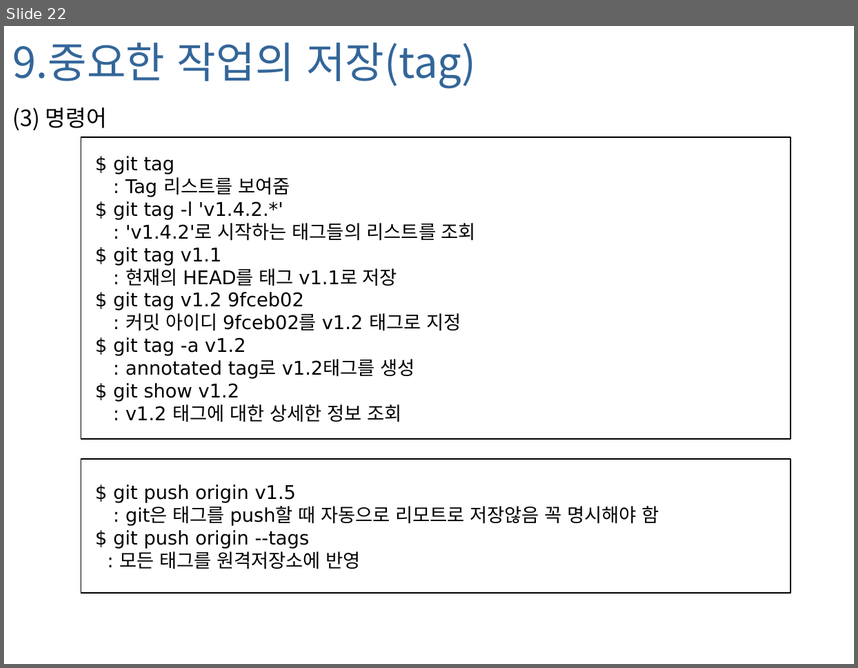
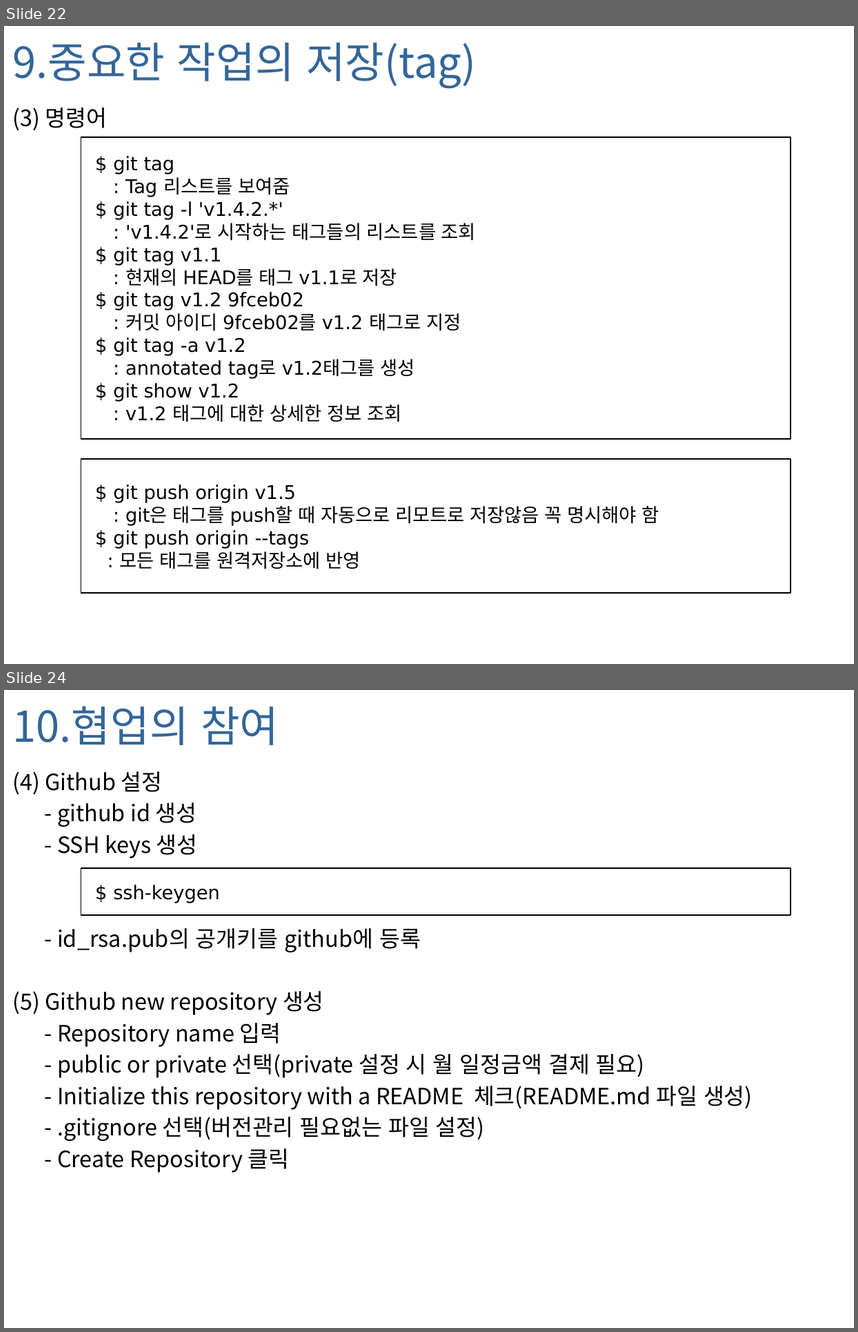
Before and after one commit to foxworld/001-Git, a slide deck: Git_20140210.pptx. Shown one above the other, each under a label of ours: slide 22 before the commit, slides 22 and 24 after it; the slides between them are not shown. The pictures are 858x668 and 858x1332 pixels, drawn with LibreOffice and Linux fonts; fonts in the diff are those of the drawing; background and template pictures are left out. Boxes give left, top, right and bottom in pixels: in the first picture for what was removed or moved away, otherwise in the second. Text is boxed around its words. In the diff, an @@ line names an element or a change of style, - is before the commit and + after.

```diff
--- a/Git_20140210.pptx
+++ b/Git_20140210.pptx
@@ slide 24 added at (4, 690, 854, 1328), background picture (left out) @@
@@ title added at (12, 706, 279, 745), 36 pt, text #336699 @@
+10.협업의 참여
@@ text added at (12, 771, 753, 1172), 19 pt, text #000000 @@
+(4) Github 설정
+- github id 생성
+- SSH keys 생성
+- id_rsa.pub의 공개키를 github에 등록
+(5) Github new repository 생성
+- Repository name 입력
+- public or private 선택(private 설정 시 월 일정금액 결제 필요)
+- Initialize this repository with a README 체크(README.md 파일 생성)
+- .gitignore 선택(버전관리 필요없는 파일 설정)
+- Create Repository 클릭
@@ rectangle added at (81, 869, 791, 915), fill #FFFFFF, outline #000000 1 pt, 16 pt, text #000000 @@
+$ ssh-keygen
```
Also in this commit, not shown: 3 slides changed, 1 other slide added.
